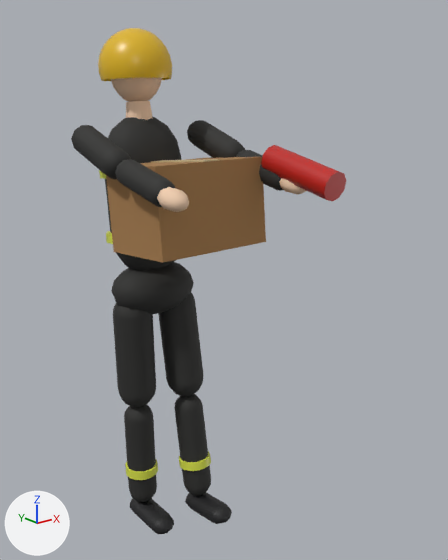
What one commit did to the glTF model city-hold/public/models/placeholder/char_firefighter.glb.
Before and after are seen from a 50 mm lens placed at (-1.18, -1.899, 1.62), pointed at (0.084, -0.319, 0.988). The lights are fixed; the arrows at lower left show +X, +Y and +Z. The older version comes first. Both versions are drawn at frame 10 of the action 'held'; the numbers are the values there.
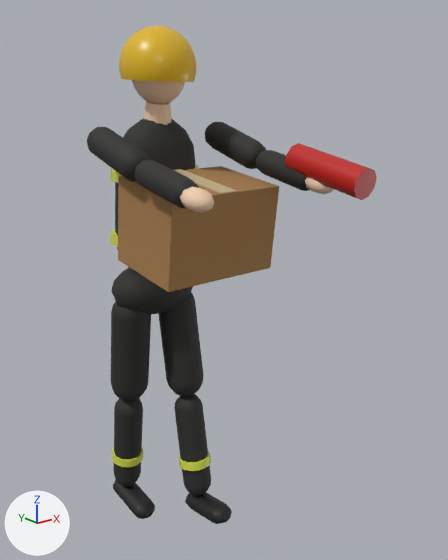
Not drawn themselves, but carrying or shaping drawn objects: ob_legl, ob_torso, ob_head, ob_arml, ob_armr.

Where the change shows, as pixel boxes [x1, y1, x2, y2] in the pictures (448 x 560 px):
'Mesh_13', turned
    before: [106, 157, 266, 263]
    after: [118, 166, 279, 292]
'Mesh_8', turned
    before: [98, 28, 172, 81]
    after: [119, 26, 196, 82]
'Mesh_12', turned
    before: [261, 145, 346, 201]
    after: [285, 143, 377, 200]
'Mesh_1', turned
    before: [113, 303, 156, 407]
    after: [110, 302, 151, 400]
'Mesh_5', turned
    before: [105, 117, 181, 270]
    after: [115, 118, 195, 268]
'Mesh_2', turned
    before: [124, 404, 157, 502]
    after: [114, 398, 143, 486]
'Mesh_9', turned
    before: [71, 125, 131, 179]
    after: [87, 127, 150, 182]
'Mesh_10', turned
    before: [115, 159, 175, 207]
    after: [134, 160, 199, 208]
'Mesh_9.001', turned
    before: [187, 120, 245, 158]
    after: [205, 122, 266, 169]
'Mesh_7', turned
    before: [111, 78, 162, 102]
    after: [132, 80, 185, 104]
'Mesh_3', turned
    before: [130, 498, 174, 534]
    after: [113, 480, 155, 519]
'Mesh_10.001', turned
    before: [236, 150, 283, 191]
    after: [256, 150, 310, 191]
'Mesh_11', turned
    before: [157, 187, 189, 212]
    after: [180, 186, 214, 213]
'Mesh_6', turned
    before: [126, 101, 152, 120]
    after: [144, 102, 171, 125]
'Mesh_4', turned
    before: [125, 459, 158, 480]
    after: [112, 447, 143, 467]
'Mesh_14', turned
    before: [151, 159, 220, 162]
    after: [174, 169, 237, 194]
'Mesh_11.001', turned
    before: [279, 178, 306, 195]
    after: [305, 178, 334, 194]
'Mesh_4.002', turned (mostly hidden)
    before: [106, 231, 113, 244]
    after: [111, 228, 118, 247]
'Mesh_4.003', turned (mostly hidden)
    before: [99, 170, 106, 179]
    after: [111, 165, 198, 183]

The change, as a list of edits to the scene's bpy script:
```text
Change ob_legl:
    ob_legl.rotation_euler: (-0.0217, 0.0, 0.0) -> (0.132, 0.0, 0.0)  # degrees (-1.2, 0, 0) -> degrees (7.6, 0, 0)
Change ob_torso:
    ob_torso.rotation_euler: (-0.0944, 0.0, 0.0) -> (0.118, 0.0, 0.0)  # degrees (-5.4, 0, 0) -> degrees (6.8, 0, 0)
Change ob_head:
    ob_head.rotation_euler: (0.0472, 0.0, 0.0) -> (-0.0588, 0.0, 0.0)  # degrees (2.7, 0, 0) -> degrees (-3.4, 0, 0)
Change ob_arml:
    ob_arml.rotation_euler: (-1.171, 0.0, 0.0) -> (-1.413, 0.0, 0.0)  # degrees (-67, 0, 0) -> degrees (-81, 0, 0)
Change ob_armr:
    ob_armr.rotation_euler: (-1.171, 0.0, 0.0) -> (-1.413, 0.0, 0.0)  # degrees (-67, 0, 0) -> degrees (-81, 0, 0)
```
